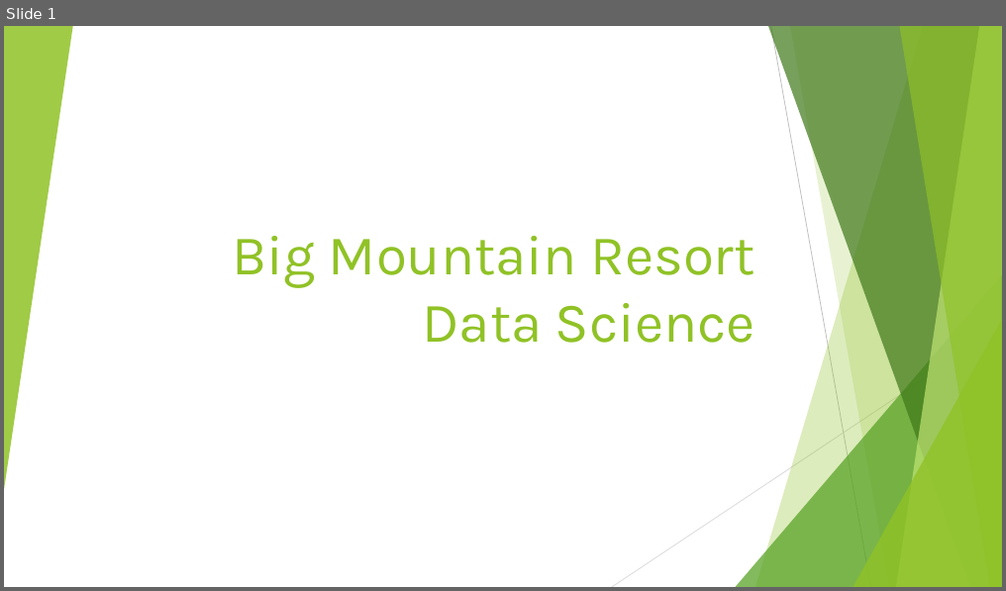
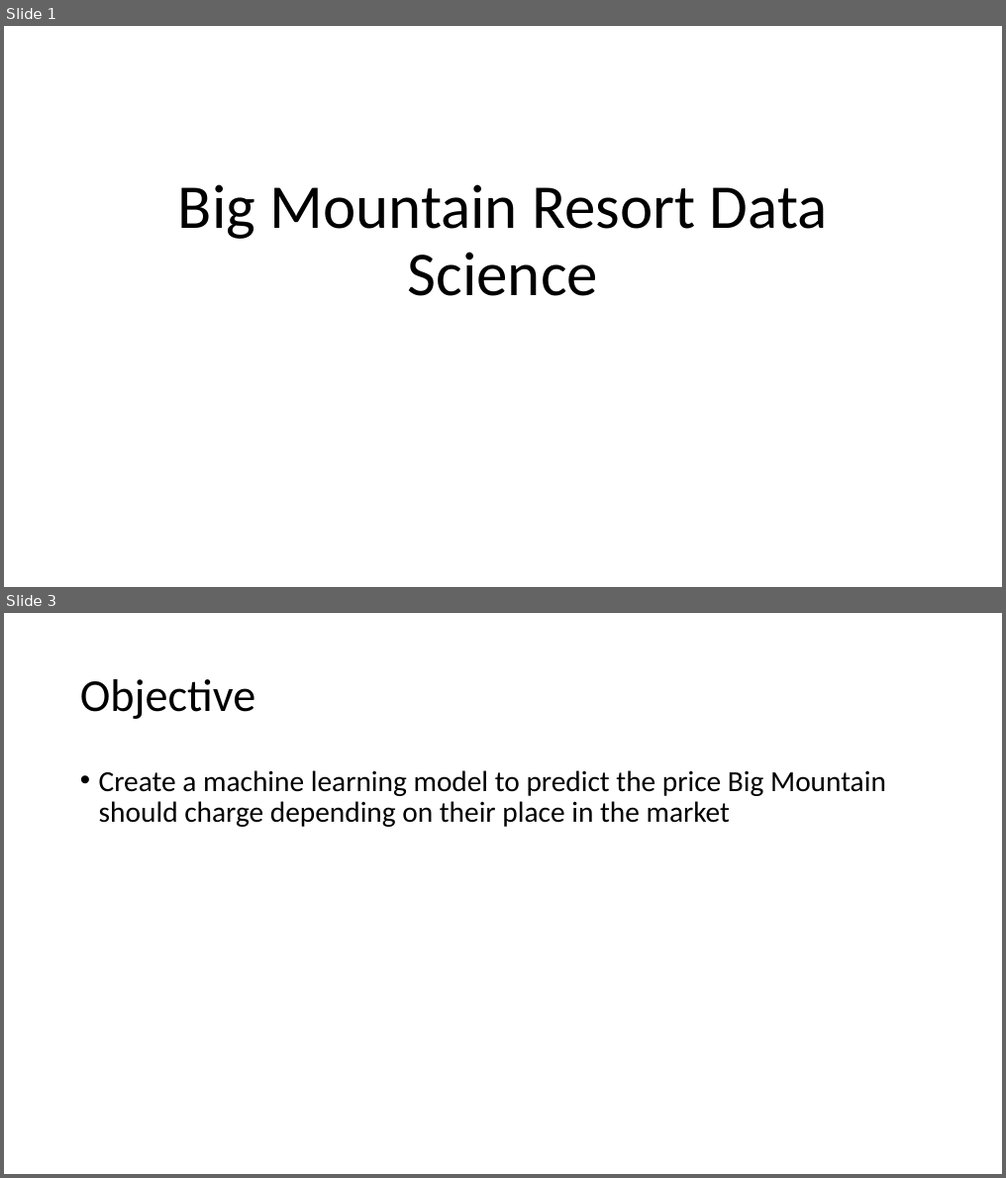
Before and after one commit to ramijau/DataScienceGuidedCapstone, a slide deck: Guided Capstone Presentation.pptx. Shown one above the other, each under a label of ours: slide 1 before the commit, slides 1 and 3 after it; the slides between them are not shown. The pictures are 1006x591 and 1006x1178 pixels, drawn with LibreOffice and Linux fonts; fonts in the diff are those of the drawing. Boxes give left, top, right and bottom in pixels: in the first picture for what was removed or moved away, otherwise in the second. Text is boxed around its words. In the diff, an @@ line names an element or a change of style, - is before the commit and + after.

```diff
--- a/Guided Capstone Presentation.pptx
+++ b/Guided Capstone Presentation.pptx
@@ slide 3 added at (4, 613, 1002, 1174), background #FFFFFF @@
@@ title added at (80, 679, 255, 719), 44 pt, text #000000 @@
+Objective
@@ text added at (99, 770, 886, 827), 28 pt, text #000000 @@
+• Create a machine learning model to predict the price Big Mountain should charge depending on their place in the market
@@ slide 1 changed as well @@
@@ group removed at (4, 26, 1002, 587): 5 freeform shapes, 3 triangles, 2 lines @@
@@ title "Big Mountain Resort Data Science": place and size @@
-title "Big Mountain Resort Data Science" at (232, 236, 755, 343)
+title "Big Mountain Resort Data Science" at (178, 184, 828, 296)
@@ title "Big Mountain Resort Data Science" at (178, 184, 828, 296): size 54 to 60 pt, font Karla to Calibri, text colour #90C226 to #000000; alignment right to centre; line spacing 1 to 0.9 @@
```
Also in this commit, not shown: 5 other slides changed, 13 other slides added, 2 slides removed, 15 other files.
